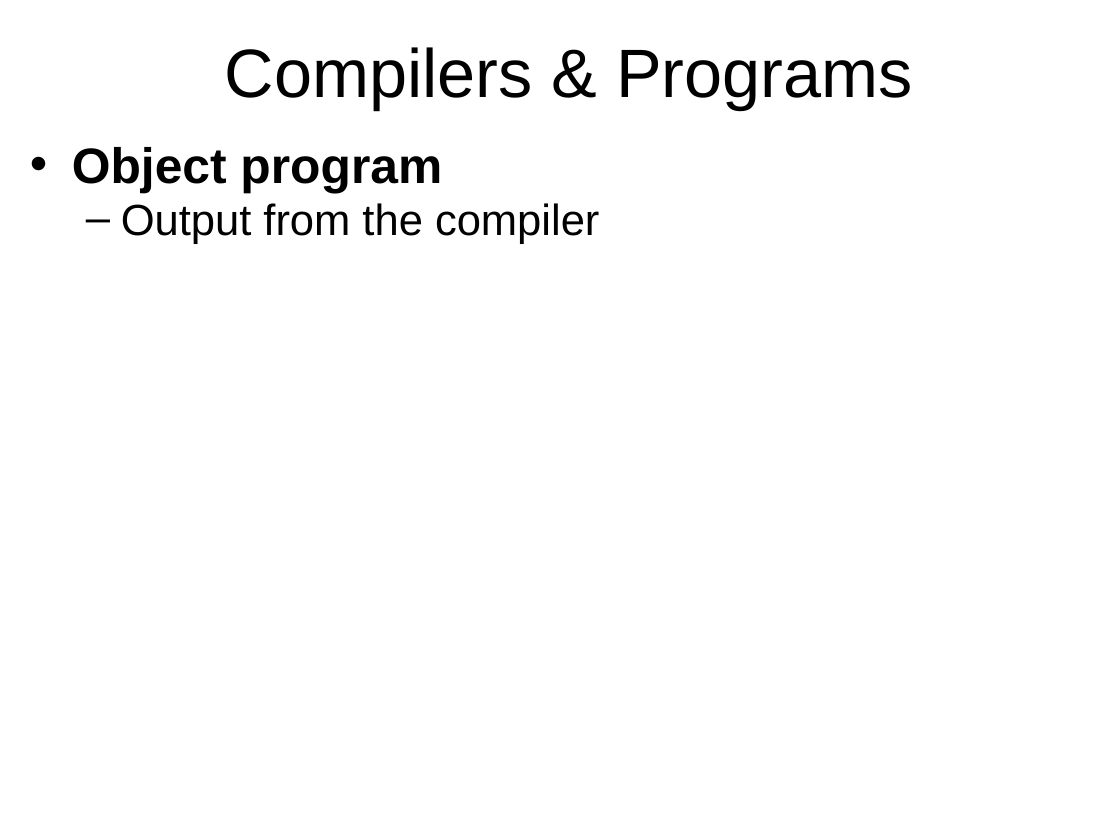
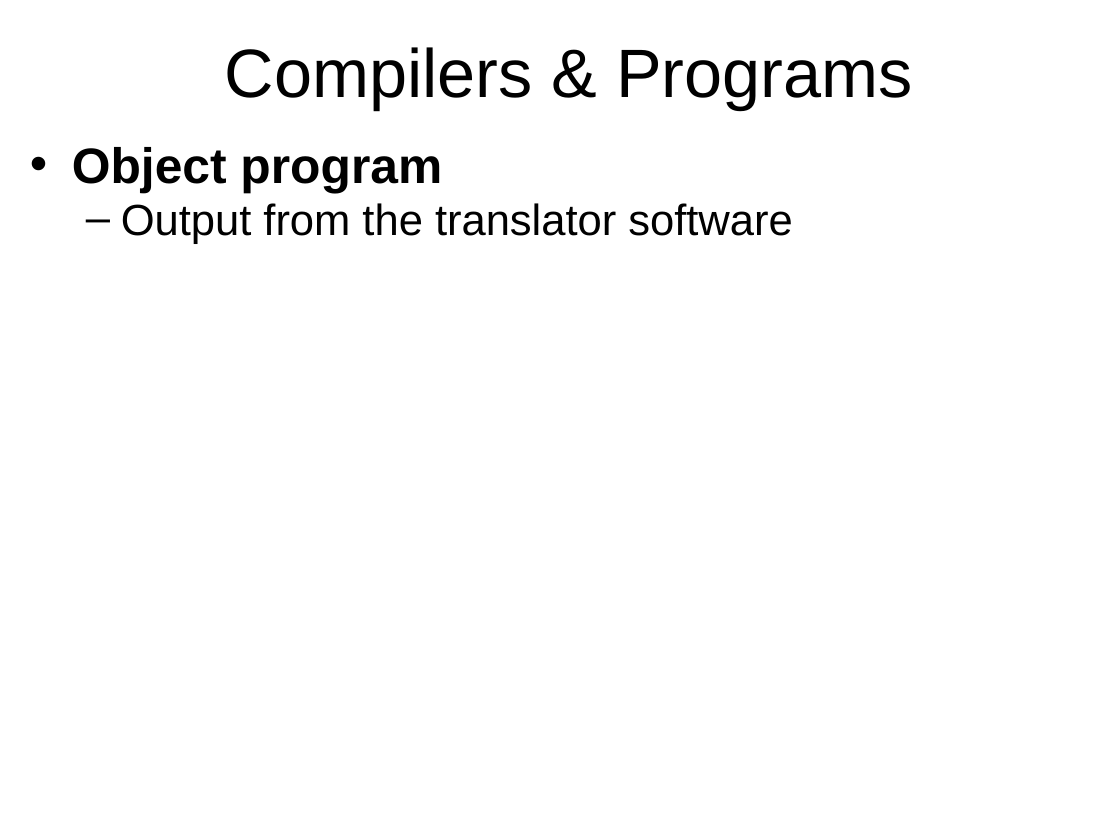
Before and after one commit to Nakibaman/CS, a slide deck: slide 11 of CS_English_Lecture4.pptx. Drawn at 1120x840 pixels with LibreOffice and Linux fonts; fonts in the diff are those of the drawing. Boxes give left, top, right and bottom in pixels: in the first picture for what was removed or moved away, otherwise in the second. Text is boxed around its words. In the diff, an @@ line names an element or a change of style, - is before the commit and + after.

```diff
--- a/CS_English_Lecture4.pptx
+++ b/CS_English_Lecture4.pptx
@@ text at <box>121,203,792,244</box>: text changed @@
-  – Output from the compiler
+  – Output from the translator software
```
Also in this commit, not shown: 1 other slide changed, 1 slide added, 1 other file.
